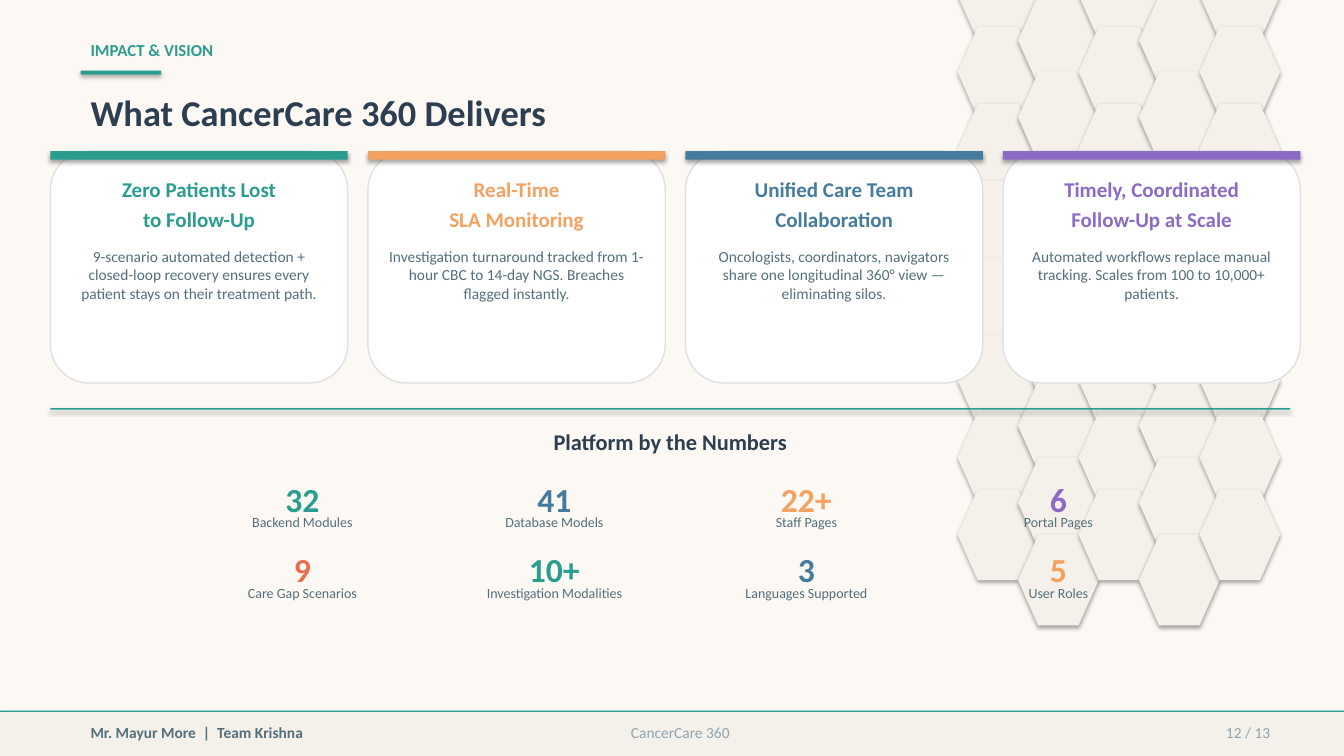
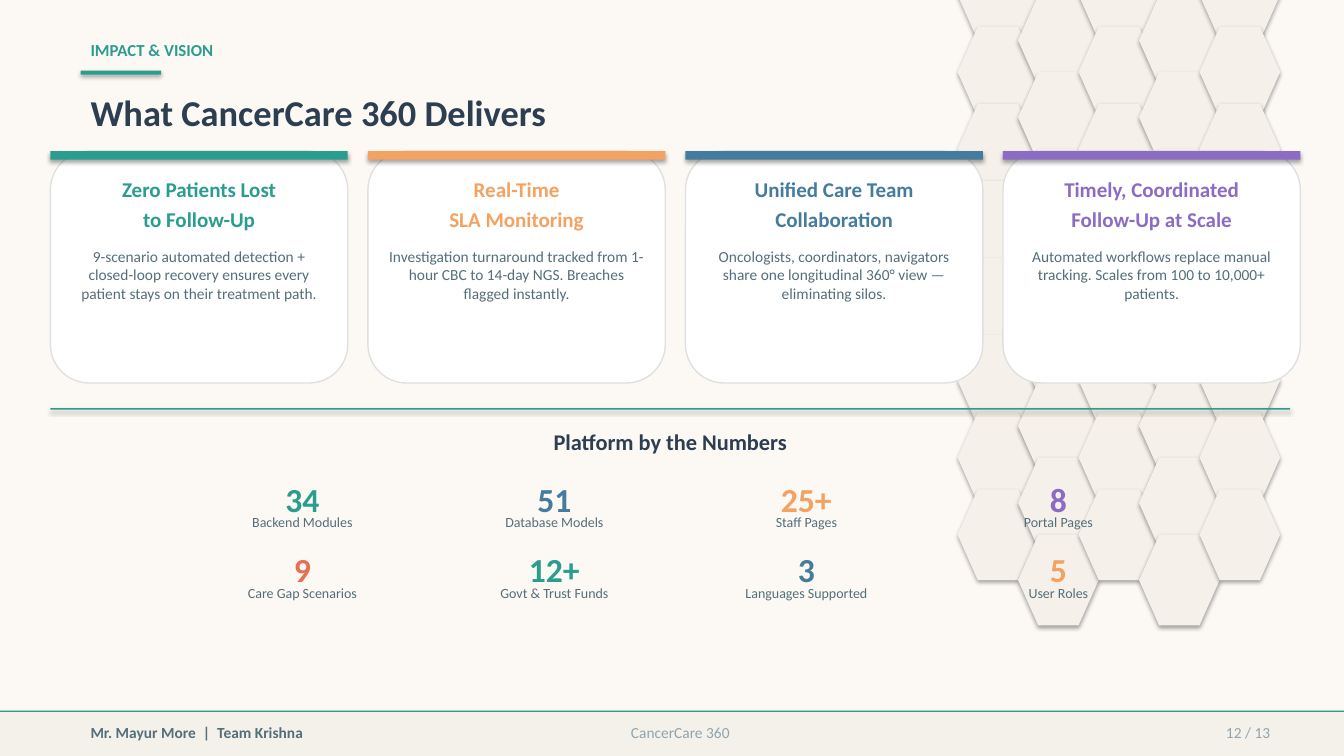
Before and after one commit to onerfusionme/CancerCare360, a slide deck: slide 12 of CancerCare360_Pitch_Deck.pptx. Drawn at 1344x756 pixels with LibreOffice and Linux fonts; fonts in the diff are those of the drawing. Boxes give left, top, right and bottom in pixels: in the first picture for what was removed or moved away, otherwise in the second. Text is boxed around its words. In the diff, an @@ line names an element or a change of style, - is before the commit and + after.

Commit message:
docs: regenerate pitch deck with CareRelief financial aid and trust funds navigator

```diff
--- a/CancerCare360_Pitch_Deck.pptx
+++ b/CancerCare360_Pitch_Deck.pptx
@@ text at [285, 490, 319, 520]: text changed @@
-32
+34
@@ text at [537, 490, 571, 520]: text changed @@
-41
+51
@@ text at [781, 490, 832, 520]: text changed @@
-22+
+25+
@@ text at [1050, 489, 1067, 520]: text changed @@
-6
+8
@@ text at [529, 560, 580, 591]: text changed @@
-10+
+12+
@@ text at [500, 588, 609, 598]: text changed @@
-Investigation Modalities
+Govt & Trust Funds
```
Also in this commit, not shown: 1 other slide changed.
